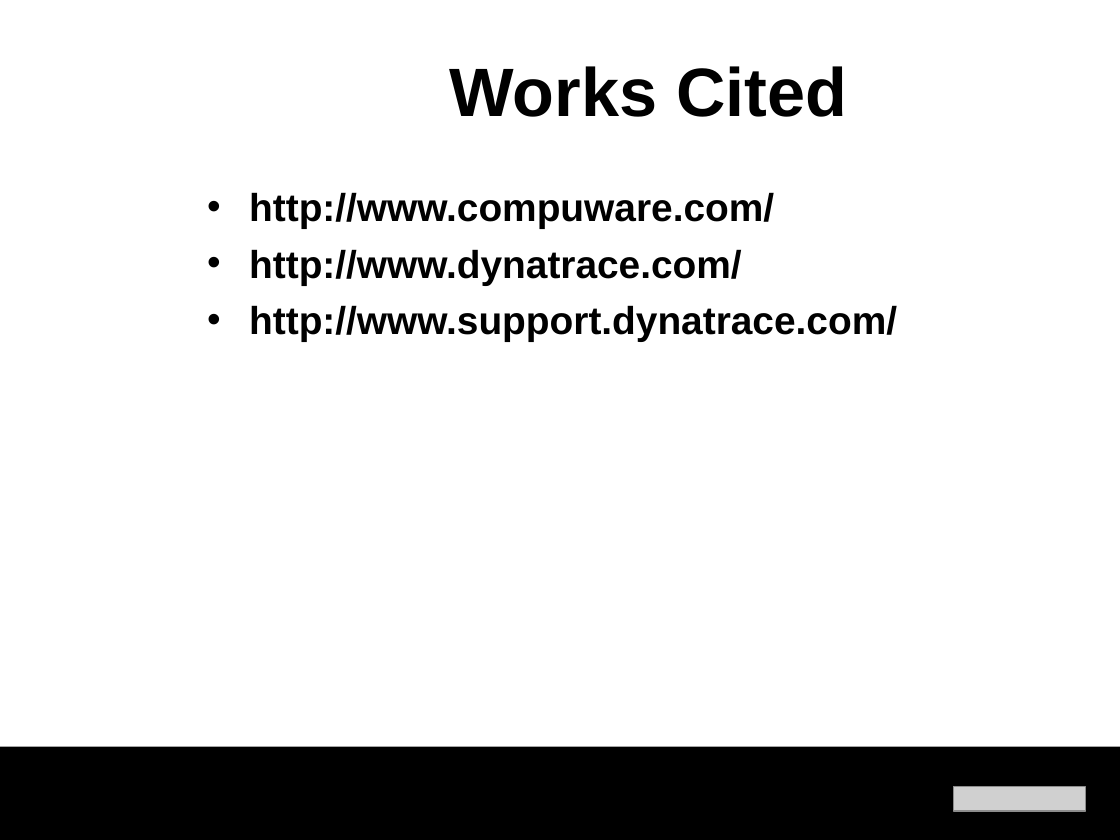
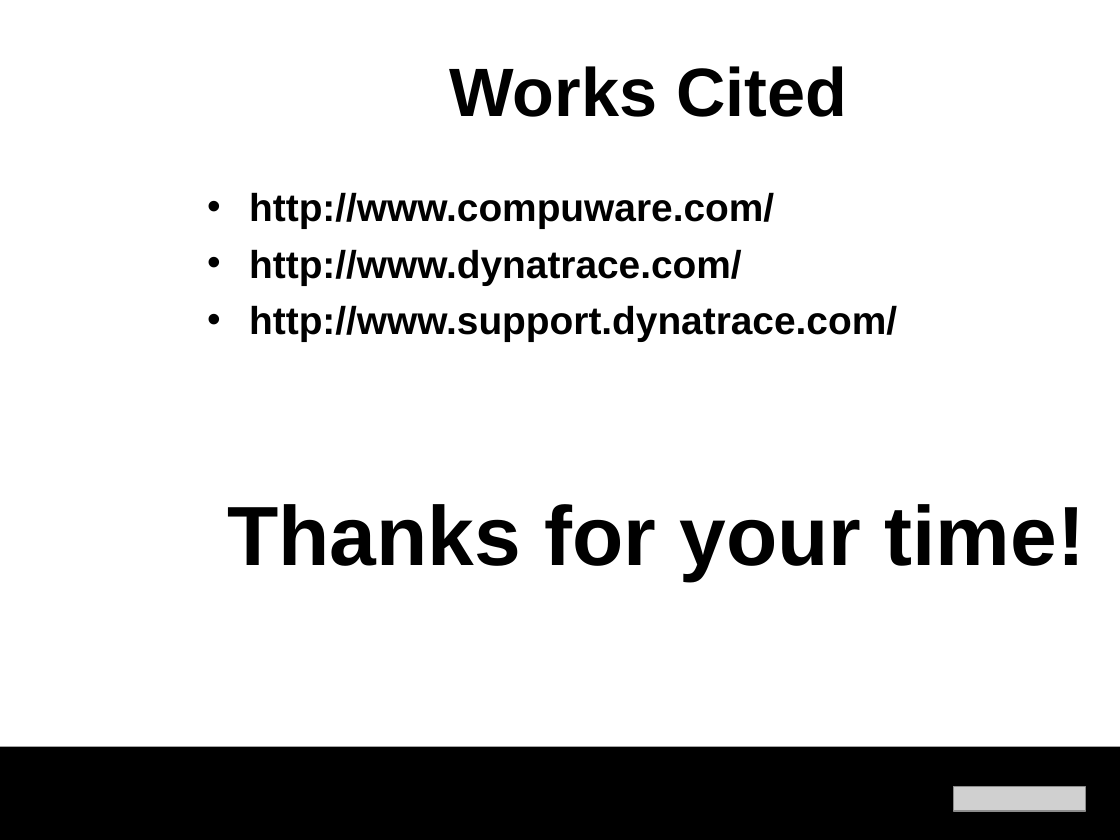
Before and after one commit to wesreisz/cis411-lightningTalks, a slide deck: slide 20 of Wellinghurst- dynaTrace.ppt. Drawn at 1120x840 pixels with LibreOffice and Linux fonts; fonts in the diff are those of the drawing; grey boxes stand for pictures; background and template pictures are left out. Boxes give left, top, right and bottom in pixels: in the first picture for what was removed or moved away, otherwise in the second. Text is boxed around its words. In the diff, an @@ line names an element or a change of style, - is before the commit and + after.

Commit message:
Adding PPT

```diff
--- a/Wellinghurst- dynaTrace.ppt
+++ b/Wellinghurst- dynaTrace.ppt
@@ text added at box(227, 504, 1085, 581), 54 pt, text #000000, bold @@
+Thanks for your time!
```
Also in this commit, not shown: 1 slide added, 1 slide removed.
